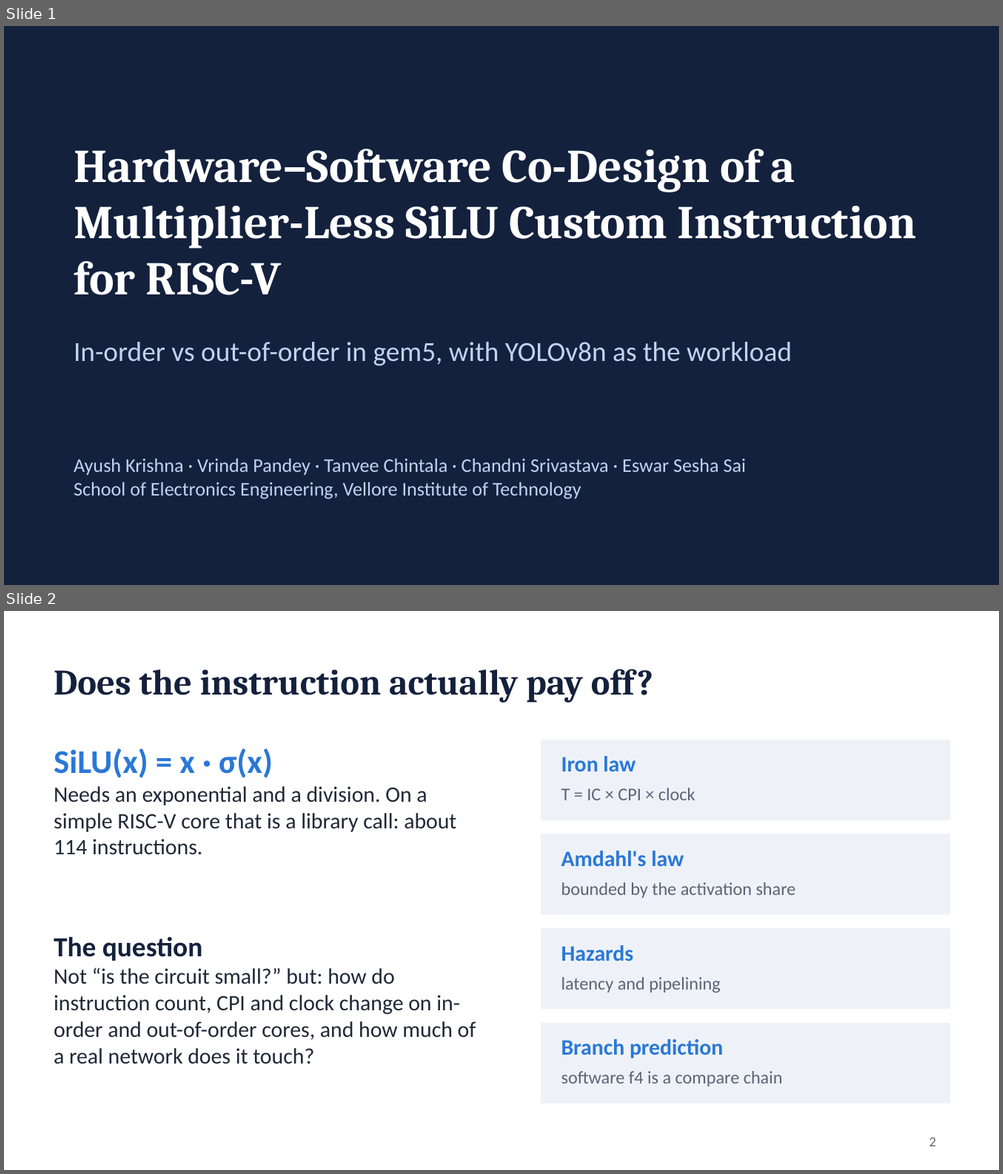
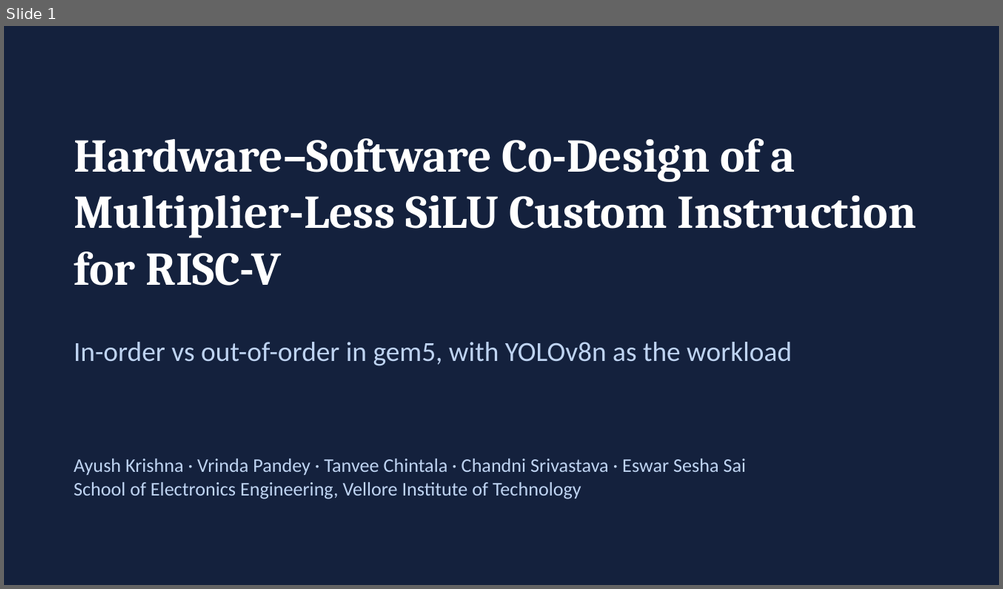
Before and after one commit to normie2099/SiLU-Architecture, a slide deck: results/slides/SiLU_class_presentation.pptx. Shown one above the other, each under a label of ours: slides 1 and 2 before the commit, slide 1 after it. The pictures are 1003x1174 and 1003x589 pixels, drawn with LibreOffice and Linux fonts; fonts in the diff are those of the drawing. Boxes give left, top, right and bottom in pixels: in the first picture for what was removed or moved away, otherwise in the second. Text is boxed around its words. In the diff, an @@ line names an element or a change of style, - is before the commit and + after.

```diff
--- a/results/slides/SiLU_class_presentation.pptx
+++ b/results/slides/SiLU_class_presentation.pptx
@@ slide 2 removed at [4,611,999,1170], background #FFFFFF @@
@@ title removed at [54,669,653,703] @@
-Does the instruction actually pay off?
@@ rectangle removed at [541,741,949,820] @@
@@ text removed at [54,749,456,855] @@
-SiLU(x) = x · σ(x)
-Needs an exponential and a division. On a simple RISC-V core that is a library call: about 114 instructions.
@@ text removed at [561,756,635,772] @@
-Iron law
@@ text removed at [561,788,695,800] @@
-T = IC × CPI × clock
@@ rectangle removed at [541,834,949,914] @@
@@ text removed at [561,851,683,866] @@
-Amdahl's law
@@ text removed at [561,883,796,898] @@
-bounded by the activation share
@@ text removed at [54,937,476,1065] @@
-The question
-Not “is the circuit small?” but: how do instruction count, CPI and clock change on in-order and out-of-order cores, and how much of a real network does it touch?
@@ rectangle removed at [541,929,949,1009] @@
@@ text removed at [561,945,634,961] @@
-Hazards
@@ text removed at [561,977,720,993] @@
-latency and pipelining
@@ rectangle removed at [541,1024,949,1103] @@
@@ text removed at [561,1039,723,1059] @@
-Branch prediction
@@ text removed at [561,1071,782,1087] @@
-software f4 is a compare chain
@@ page number removed at [929,1138,936,1147] @@
-2
@@ slide 1 changed as well @@
@@ text "Hardware–Software Co-Design of a Multiplier-Less ...": place and size @@
-text "Hardware–Software Co-Design of a Multiplier-Less ..." at [74,149,916,295]
+text "Hardware–Software Co-Design of a Multiplier-Less ..." at [74,138,916,286]
```
Also in this commit, not shown: 5 other slides changed, 13 slides added, 6 other slides removed, 1 other file.
